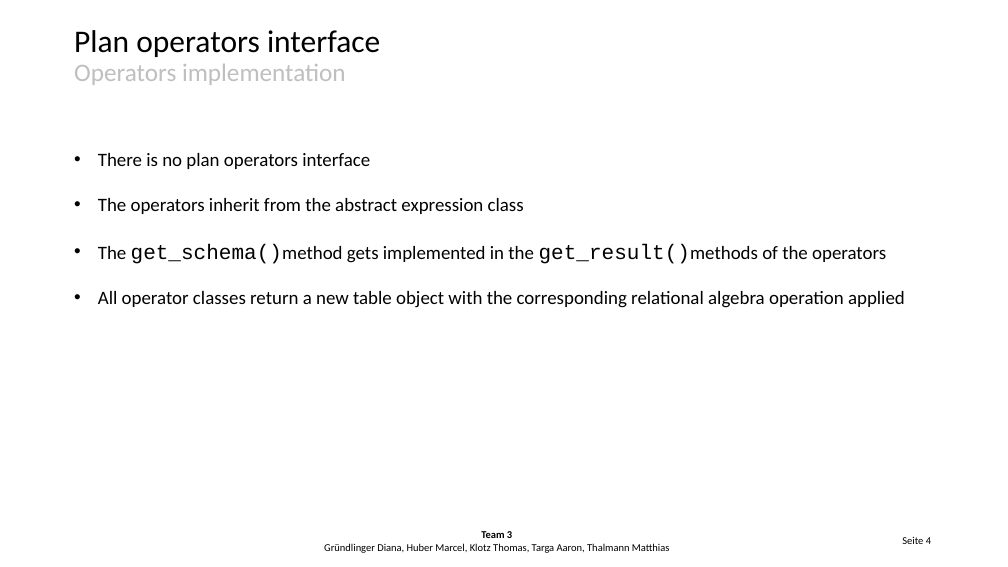
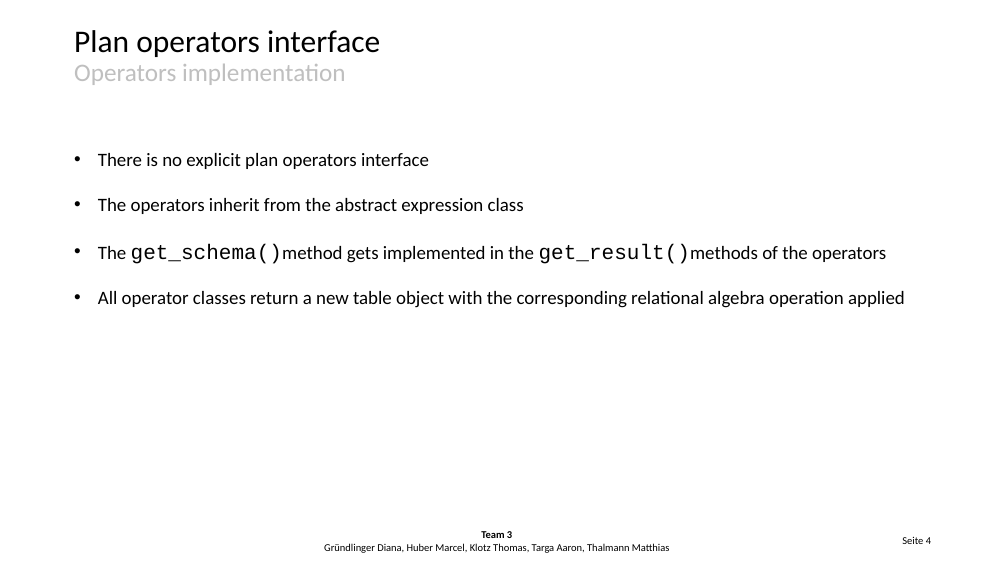
Before and after one commit to Hegl1/archimpl, a slide deck: slide 4 of tasks/task5/task5_presentation.pptx. Drawn at 1008x567 pixels with LibreOffice and Linux fonts; fonts in the diff are those of the drawing; background and template pictures are left out. Boxes give left, top, right and bottom in pixels: in the first picture for what was removed or moved away, otherwise in the second. Text is boxed around its words. In the diff, an @@ line names an element or a change of style, - is before the commit and + after.

```diff
--- a/tasks/task5/task5_presentation.pptx
+++ b/tasks/task5/task5_presentation.pptx
@@ text at (98, 153, 429, 169): text changed @@
-• There is no plan operators interface
+• There is no explicit plan operators interface
```
Also in this commit, not shown: 2 other slides changed, 1 other file.
